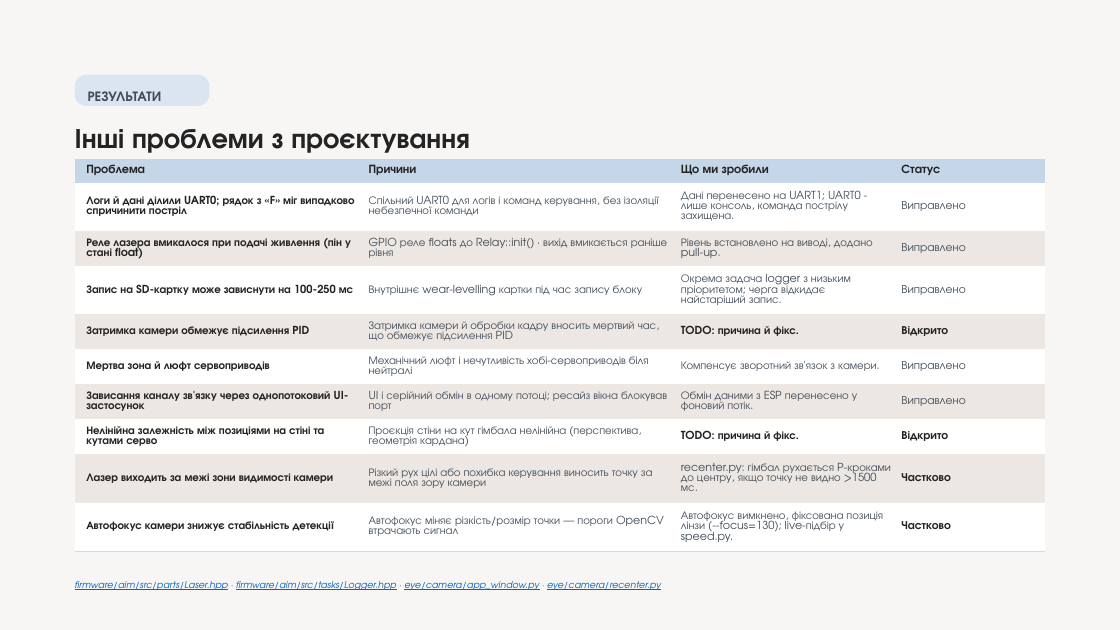
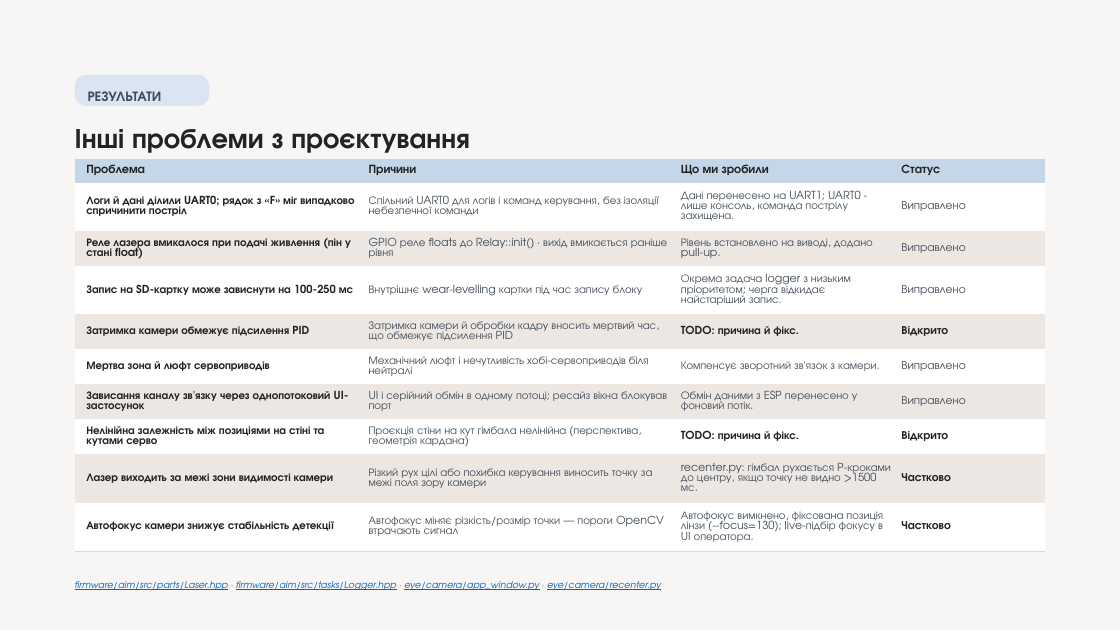
Before and after one commit to melnikvitaly/workshops, a slide deck: slide 10 of workshop-7-final_project/docs/assestment/presentation/Laser Gimbal with Camera Tracking on ESP32-S3.pptx. Drawn at 1120x630 pixels with LibreOffice and Linux fonts; fonts in the diff are those of the drawing. Boxes give left, top, right and bottom in pixels: in the first picture for what was removed or moved away, otherwise in the second. Text is boxed around its words. In the diff, an @@ line names an element or a change of style, - is before the commit and + after.

```diff
--- a/workshop-7-final_project/docs/assestment/presentation/Laser Gimbal with Camera Tracking on ESP32-S3.pptx
+++ b/workshop-7-final_project/docs/assestment/presentation/Laser Gimbal with Camera Tracking on ESP32-S3.pptx
@@ table at bbox=[75, 159, 1045, 551] @@
-row 10, column 3: Автофокус вимкнено, фіксована позиція лінзи (--focus=130); live-підбір у speed.py.
+row 10, column 3: Автофокус вимкнено, фіксована позиція лінзи (--focus=130); live-підбір фокусу в UI оператора.
```
Also in this commit, not shown: 1 other slide changed.
